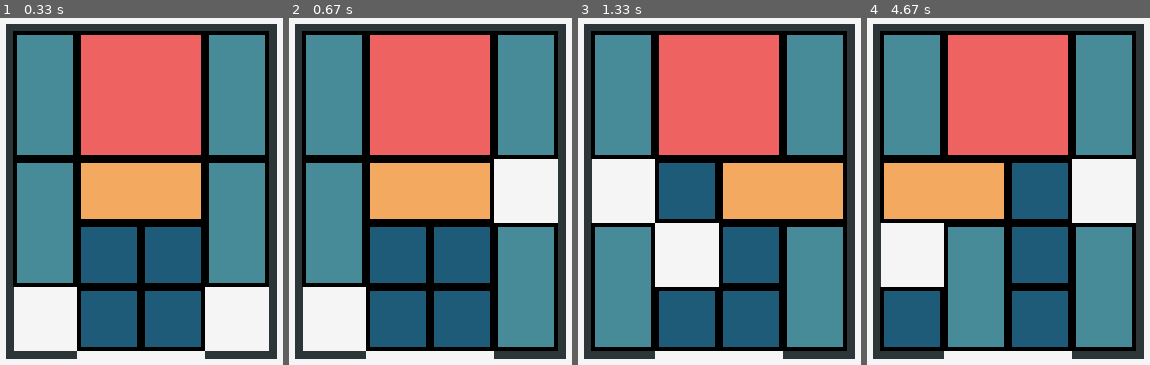
Above: before the commit, frames 1-4 (left to right).
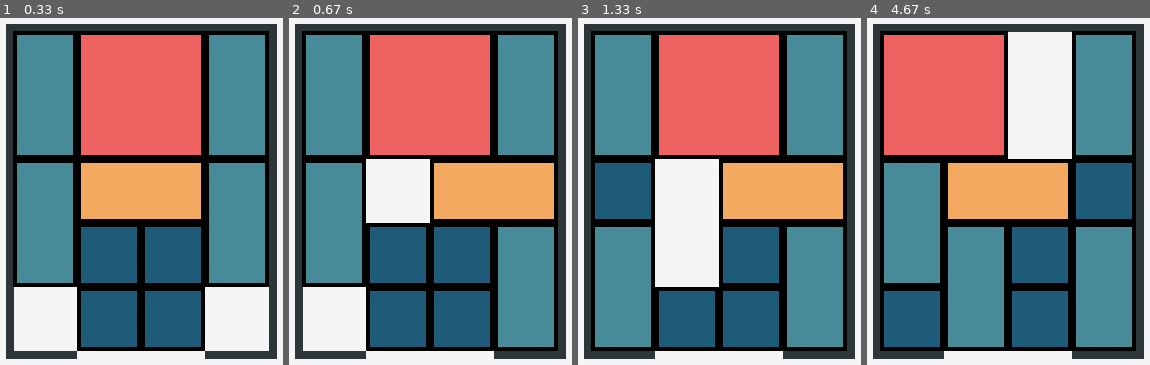
Above: after the commit, the same moments.

Repository: pudup/klotski-solver
Game: pygame game, started from main-animated.py
Same seed, same stepped clock (60 frames per second), same inputs: the game is played once before the commit and once after it.
Inputs:
- Up to frame 1 (0.33 s): no input
- Up to frame 2 (0.67 s): no input
- Up to frame 3 (1.33 s): no input
- Up to frame 4 (4.67 s): no input

Frame 1 is identical in both runs. In frame 2, 8.8% of the frame differs, in the area x 27-96%, y 40-60%; in frame 3, 8.3%; in frame 4, 33%, in the area x 4-96%, y 3-78%.

Commit message:
Replace sleep with wait

Diff:
--- a/pygame_files/AnimateSolution.py
+++ b/pygame_files/AnimateSolution.py
@@ -26,4 +26,4 @@
         direction_i, direction_j = move[1][0] + posi_i, move[1][1] + posi_j
         mover.move(move[1], (direction_i, direction_j))
         pygame.display.update()
-        sleep(0.25)
+        pygame.time.wait(200)
